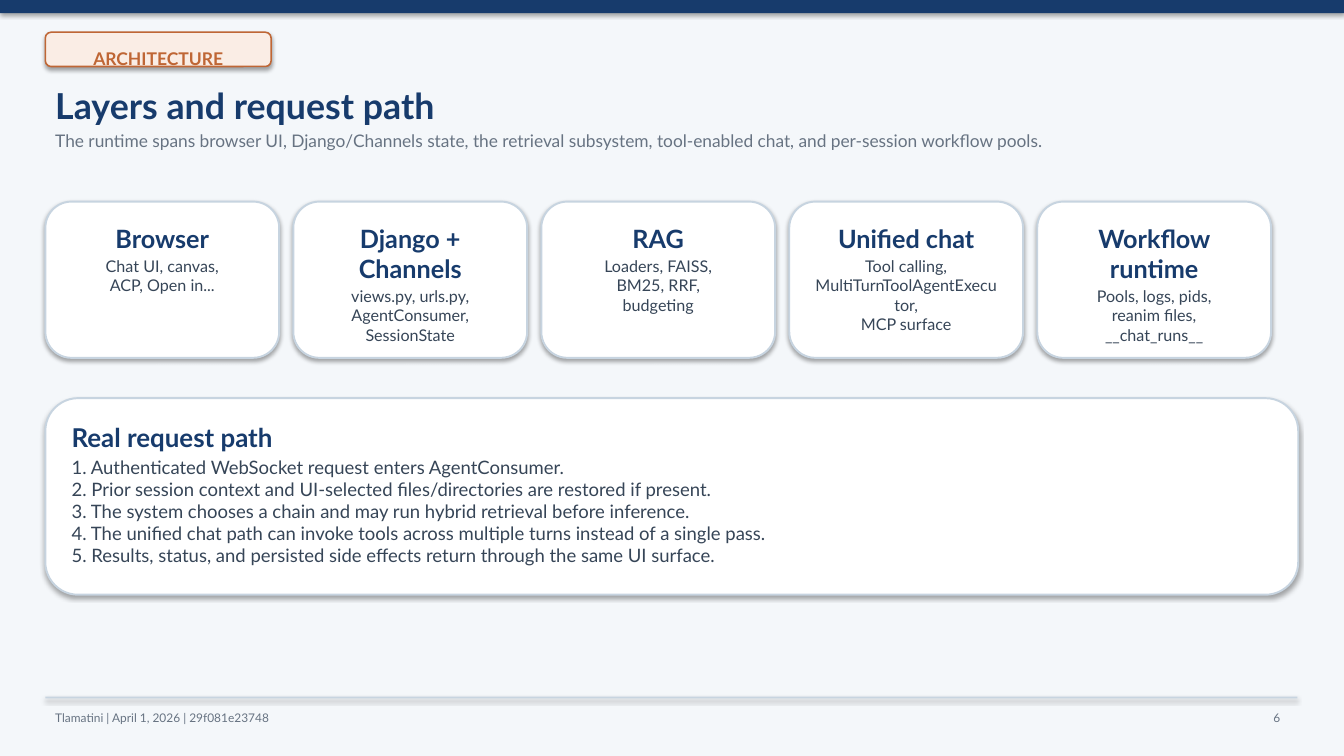
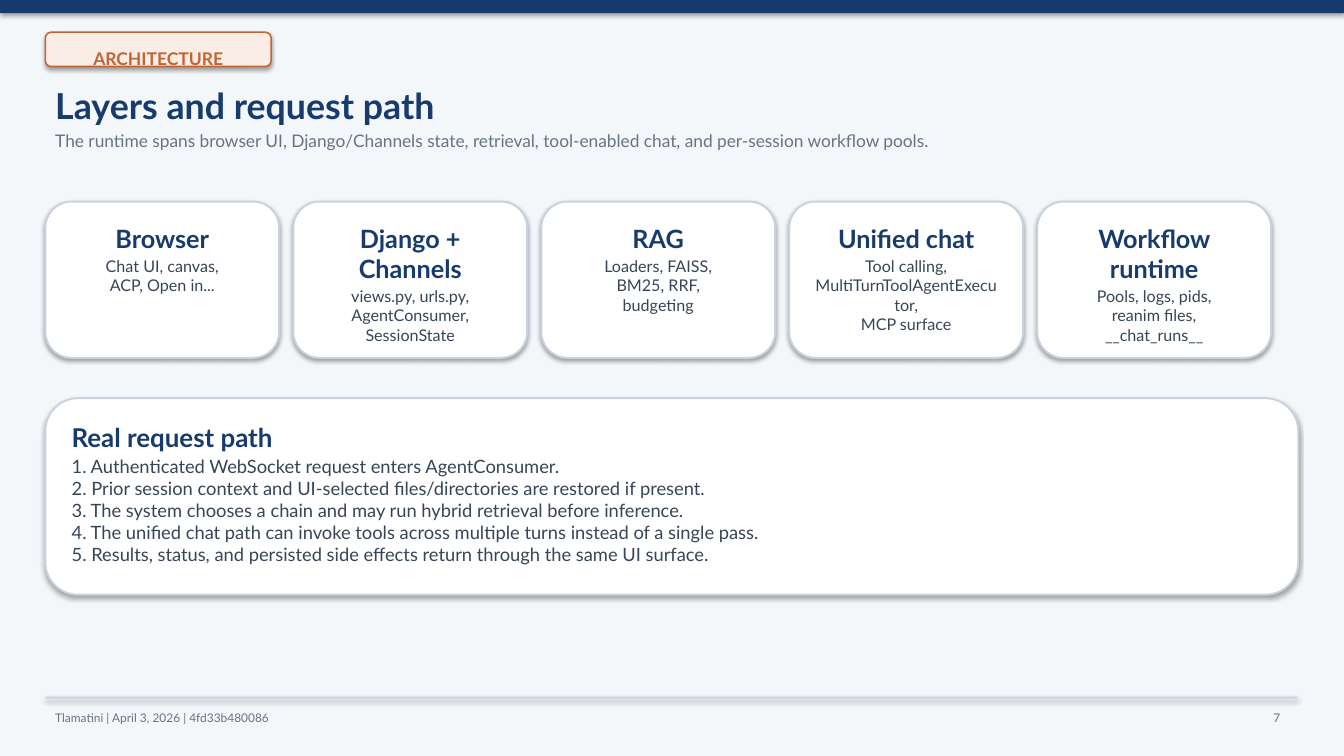
Before and after one commit to XAIHT/Tlamatini, a slide deck: slide 7 of Tlamatini_eXtended_Artificial_Intelligence_Humanly_Tempered.pptx (slide 6 before the commit). Drawn at 1344x756 pixels with LibreOffice and Linux fonts; fonts in the diff are those of the drawing. Boxes give left, top, right and bottom in pixels: in the first picture for what was removed or moved away, otherwise in the second. Text is boxed around its words. In the diff, an @@ line names an element or a change of style, - is before the commit and + after.

Commit message:
Updating README.md, Summary PDF, and PPT of Tlamatini, by angelahack1

```diff
--- a/Tlamatini_eXtended_Artificial_Intelligence_Humanly_Tempered.pptx
+++ b/Tlamatini_eXtended_Artificial_Intelligence_Humanly_Tempered.pptx
@@ text at [55,134,928,150]: text changed @@
-The runtime spans browser UI, Django/Channels state, the retrieval subsystem, tool-enabled chat, and per-session workflow pools.
+The runtime spans browser UI, Django/Channels state, retrieval, tool-enabled chat, and per-session workflow pools.
@@ text in rounded rectangle at [72,459,759,565]: size 13.2 to 13.1 pt @@
@@ text at [55,713,269,724]: text changed @@
-Tlamatini | April 1, 2026 | 29f081e23748
+Tlamatini | April 3, 2026 | 4fd33b480086
@@ text at [1273,713,1280,722]: text changed @@
-6
+7
```
Also in this commit, not shown: 16 other slides changed, 4 slides added, 4 slides removed, 2 other files.
